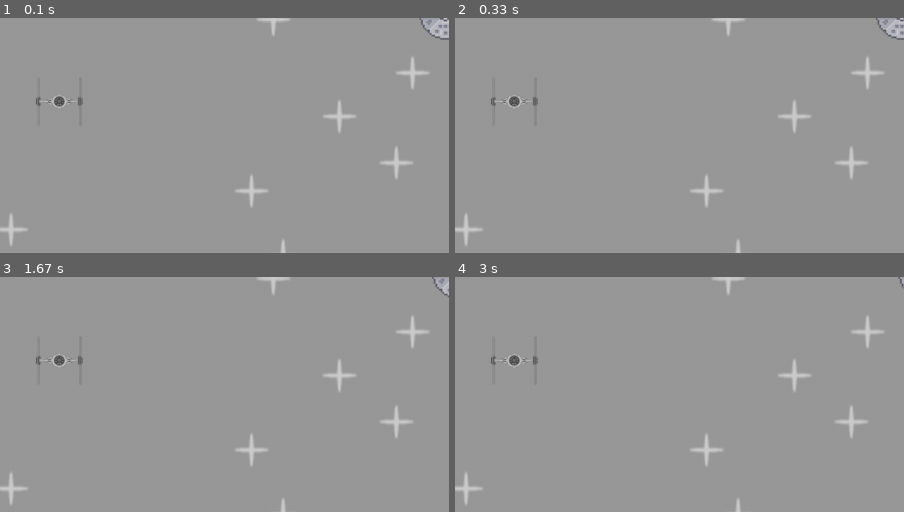
Above: before the commit, frames 1-4 (two rows, left to right).
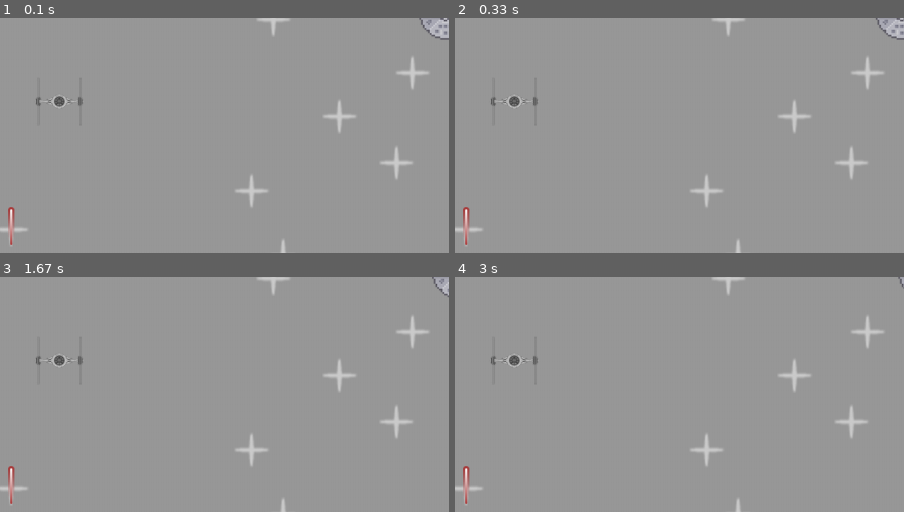
Above: after the commit, the same moments.

Repository: 7daytheory/pygame
Game: pygame game, started from code/main.py
Two runs of this game, one before a commit and one after it. Both use one fixed random seed, a clock stepped at 60 frames per second and the inputs below.
Inputs:
- Up to frame 1 (0.1 s): no input
- Up to frame 2 (0.33 s): no input
- Up to frame 3 (1.67 s): no input
- Up to frame 4 (3 s): no input
The pictures show only the part of the screen within x 1-51%, y 49-99%; the shares and areas given below are measured in that part.

The runs differ from the first frame. In frame 1, 0.2% of the frame differs, in the area x 1-4%, y 80-97%; in frame 2, 0.2%; in frame 3, 0.2%; in frame 4, 0.2%.

Commit message:
Feat: Create laser image, import laser image and display with frect on display surface

Diff:
--- a/code/main.py
+++ b/code/main.py
@@ -21,11 +21,15 @@
 enemy_x = 50
 x = 100
 
-#importing an image
+#importing images
 star_surf = pygame.image.load(join('images', 'star.png')).convert_alpha()
 star_pos = [(randint(0, WINDOW_WIDTH), randint(0, WINDOW_HEIGHT)) for i in range(20)] # Create tuple to store x and y before the while loop
 
 enemy_surf = pygame.image.load(join("images", "enemy.png")).convert_alpha()
+
+# Import laser
+laser_surf = pygame.image.load(join("images", "laser.png")).convert_alpha()
+laser_rect = laser_surf.get_frect(bottomleft = (20, WINDOW_HEIGHT - 20))
 
 #Keep the main image(you) on the top of all other images
 player_surf = pygame.image.load(join('images', 'player.png')).convert_alpha()
@@ -42,6 +46,7 @@
         display_surface.blit(star_surf, pos)
     display_surface.blit(enemy_surf, (enemy_x, 450))
     player_rect.left += 0.2
+    display_surface.blit(laser_surf, laser_rect)
     display_surface.blit(player_surf, player_rect)
     pygame.display.update()
 
Binary file added: images/laser.png
